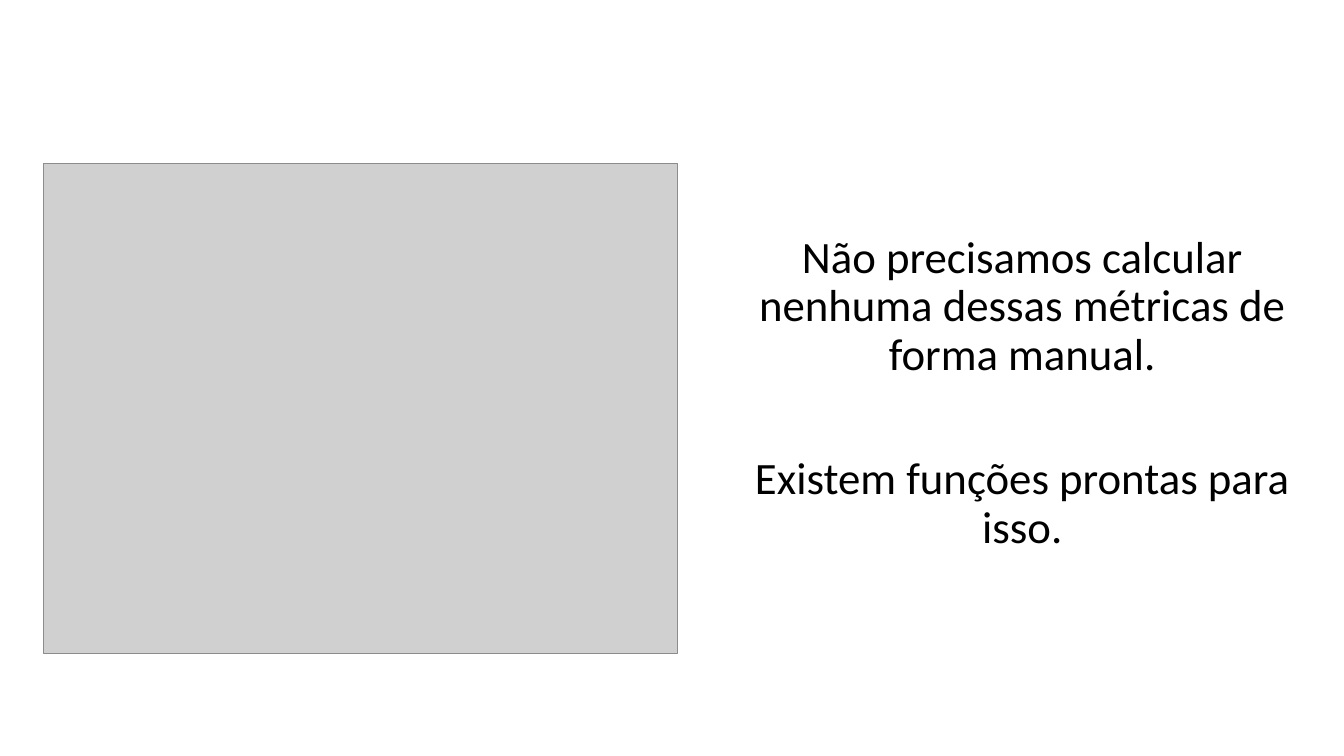
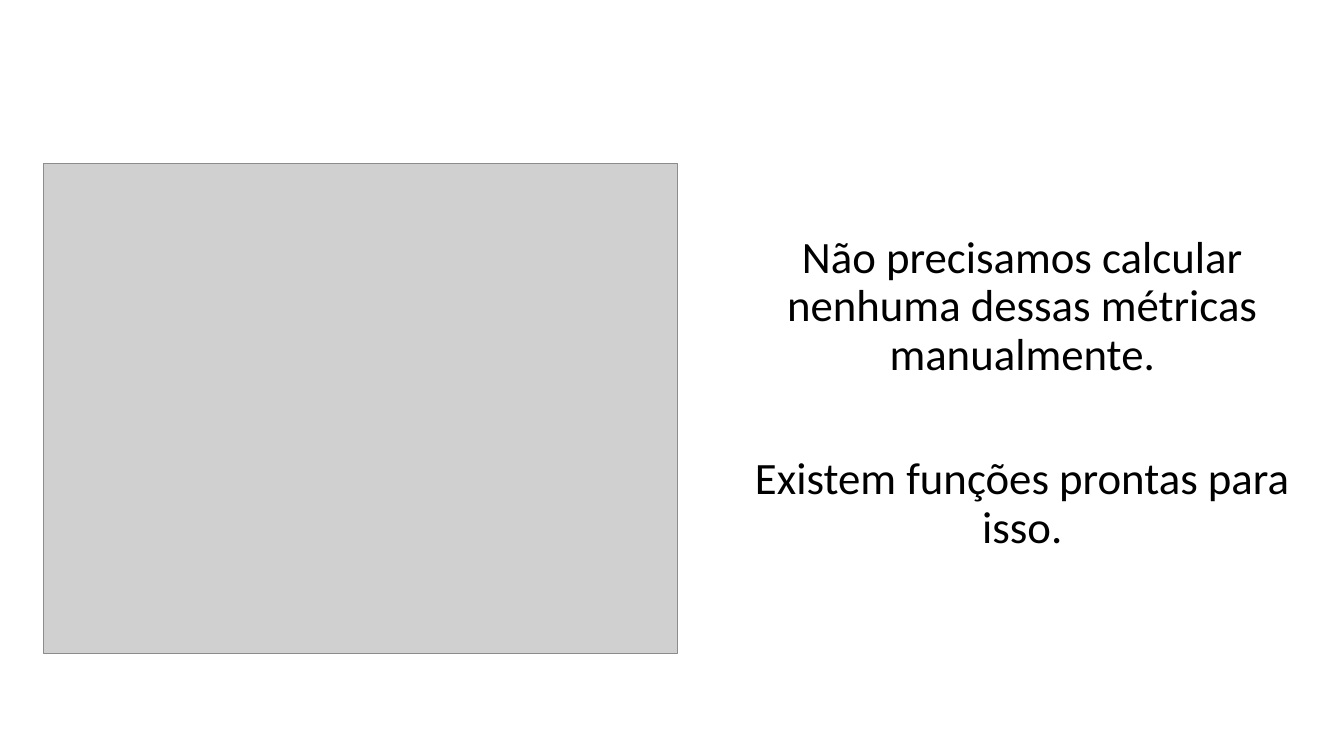
Before and after one commit to zz4fap/c24_inteligencia_artificial, a slide deck: slide 27 of slides/C24_Métricas_de_Classificação.pptx (slide 26 before the commit). Drawn at 1344x756 pixels with LibreOffice and Linux fonts; fonts in the diff are those of the drawing; grey boxes stand for pictures. Boxes give left, top, right and bottom in pixels: in the first picture for what was removed or moved away, otherwise in the second. Text is boxed around its words. In the diff, an @@ line names an element or a change of style, - is before the commit and + after.

```diff
--- a/slides/C24_Métricas_de_Classificação.pptx
+++ b/slides/C24_Métricas_de_Classificação.pptx
@@ text at (787,242,1257,371): text changed @@
-Não precisamos calcular nenhuma dessas métricas de forma manual.
+Não precisamos calcular nenhuma dessas métricas manualmente.
```
Also in this commit, not shown: 15 other slides changed, 1 slide added, 2 other files.
